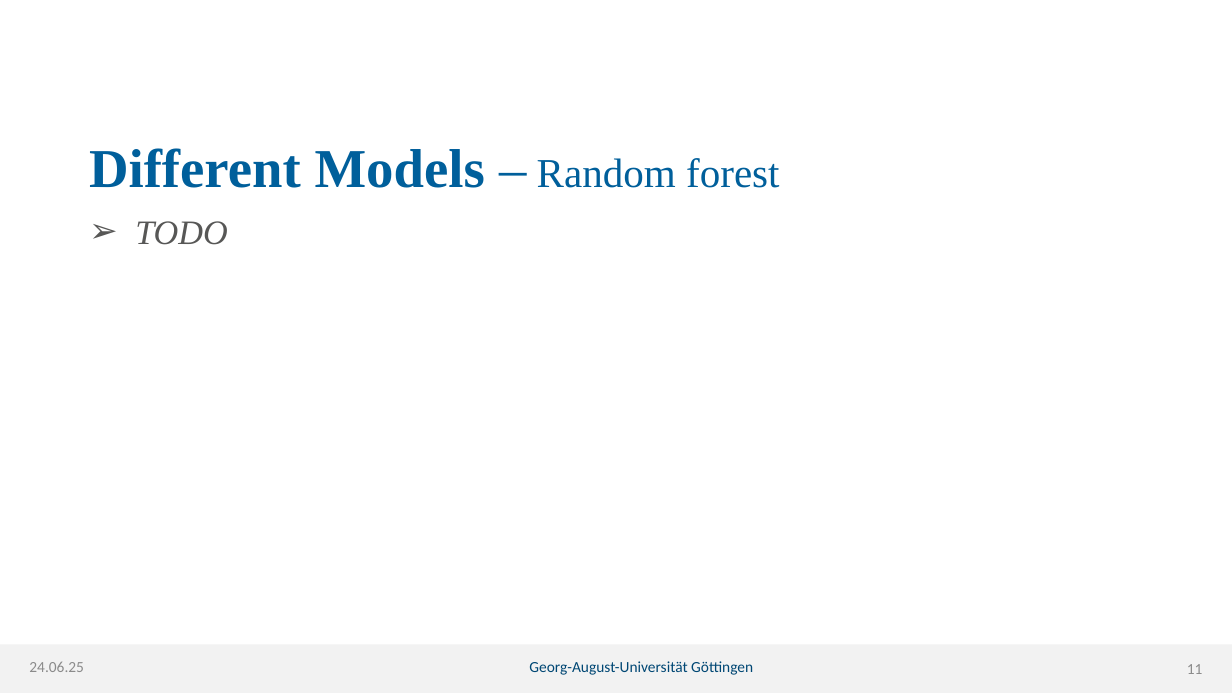
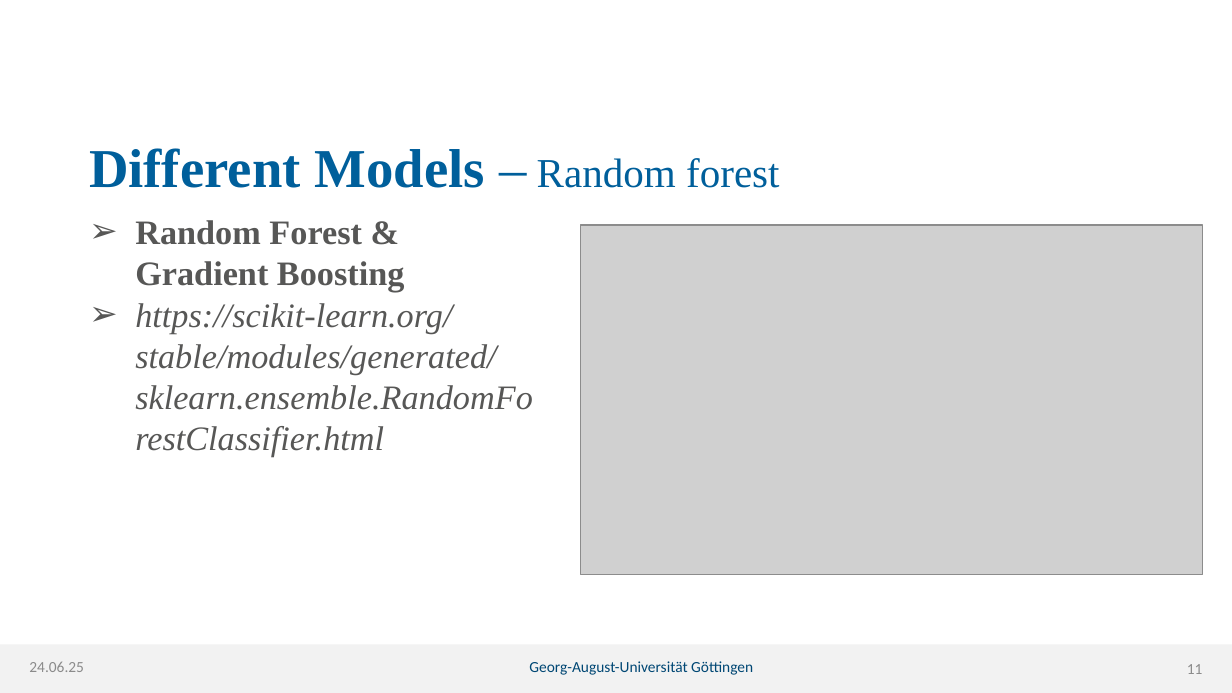
Before and after one commit to lhahner/price-predicition-project, a slide deck: slide 11 of docs/intermediate-pres.pptx. Drawn at 1232x693 pixels with LibreOffice and Linux fonts; fonts in the diff are those of the drawing; grey boxes stand for pictures; background and template pictures are left out. Boxes give left, top, right and bottom in pixels: in the first picture for what was removed or moved away, otherwise in the second. Text is boxed around its words. In the diff, an @@ line names an element or a change of style, - is before the commit and + after.

Commit message:
LENNART - adds Random forest slide and question slides

```diff
--- a/docs/intermediate-pres.pptx
+++ b/docs/intermediate-pres.pptx
@@ text at (135, 220, 533, 457): text changed @@
-➢ TODO
+➢ Random Forest & Gradient Boosting
+➢ https://scikit-learn.org/stable/modules/generated/sklearn.ensemble.RandomForestClassifier.html
@@ picture added at (580, 225, 1202, 575) @@
```
